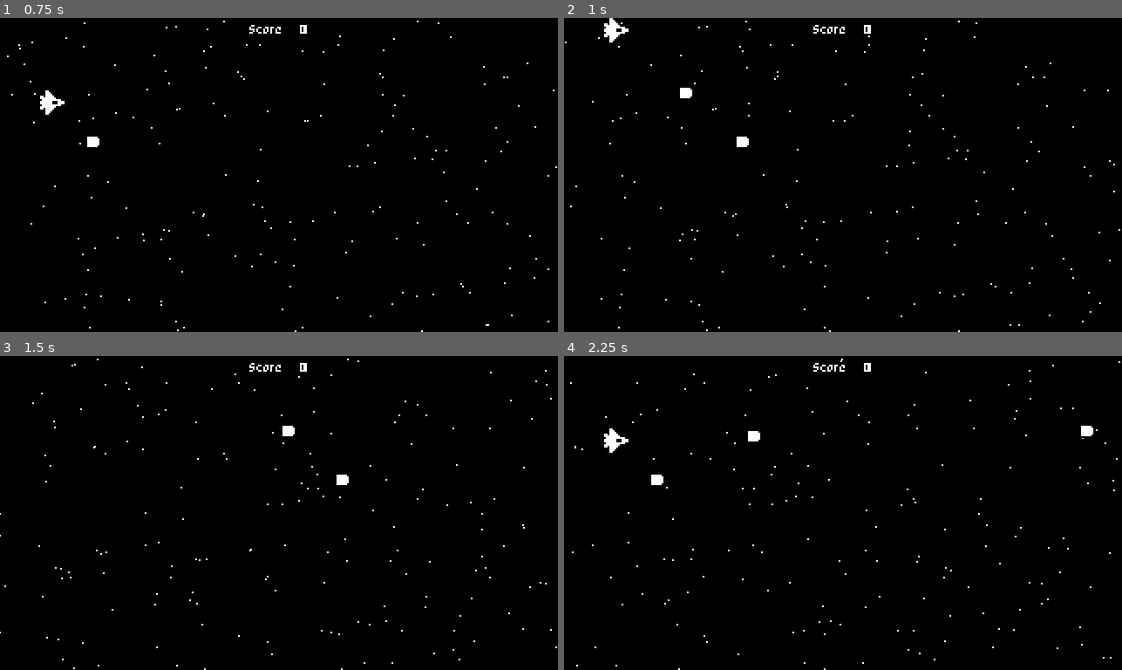
Above: before the commit, frames 1-4 (two rows, left to right).
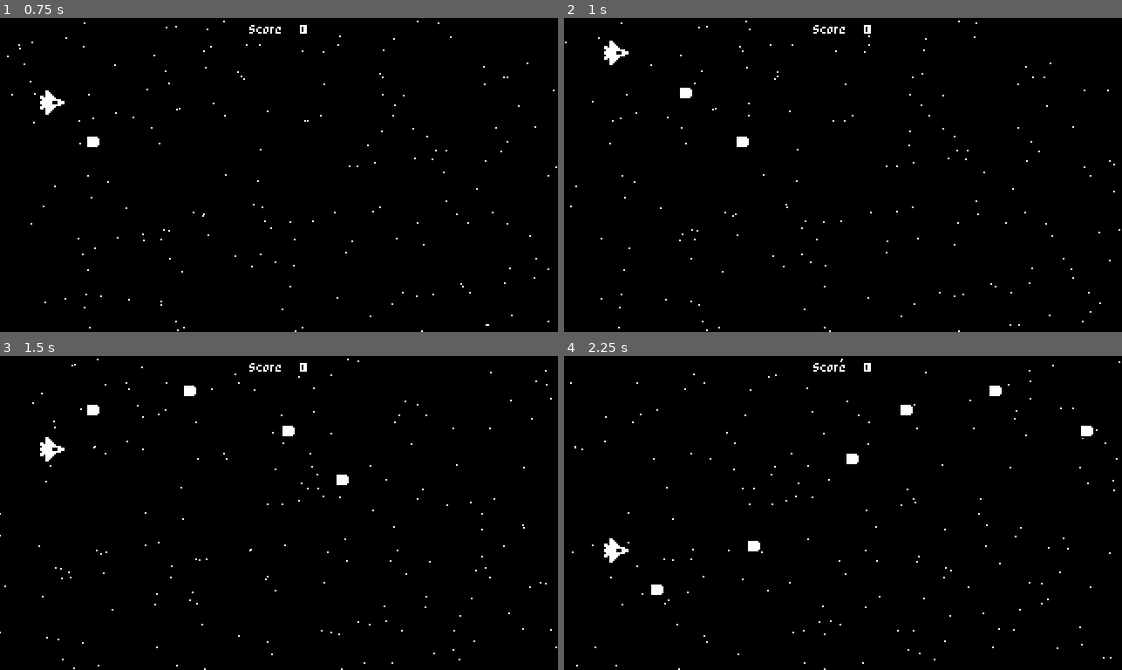
Above: after the commit, the same moments.

Repository: defvova/space_shooter
Game: Godot game, scene res://src/Levels/StartMenu.tscn
Two runs of this game, one before a commit and one after it. Both use one fixed random seed, a clock stepped at 60 frames per second and the inputs below.
Inputs:
- Up to frame 1 (0.75 s): tap Space at 0.5 s; hold Up (ui_up) from 0.53 s (still down); tap Enter (ui_accept) at 0.6 s
- Up to frame 2 (1 s): keep holding Up (ui_up); tap Enter (ui_accept) at 0.77 s
- Up to frame 3 (1.5 s): tap Enter (ui_accept) at 1.07, 1.35 s; release Up (ui_up) at 1.28 s; hold Down (ui_down) from 1.28 s (still down)
- Up to frame 4 (2.25 s): tap Enter (ui_accept) at 1.52, 1.82, 2.1 s; release Down (ui_down) at 2.03 s; hold Up (ui_up) from 2.03 s (still down)

Frame 1 is identical in both runs. In frame 2, 0.3% of the frame differs, in the area x 7-12%, y 0-15%; in frame 3, 0.3%; in frame 4, 0.8%, in the area x 7-79%, y 9-77%.

Commit message:
Add current score to game over screen & add difficult for the game(up speed & spawner)

Diff:
--- a/src/Actors/Enemy/Enemy.gd
+++ b/src/Actors/Enemy/Enemy.gd
@@ -3,18 +3,33 @@
 export (int) var SPEED = 40
 export (int) var ARMOR = 3
 export (int) var SCORE_UP = 10
+export (int) var MAX_SPEED_UP = 100
+export (int) var SPEED_UP_BY = 2
 
 const ExplosionEffect: Object = preload("res://src/Actors/ExplosionEffect.tscn")
 const HitEffect = preload("res://src/Actors/HitEffect.tscn")
 
 func _process(delta: float) -> void:
-	position.x -= SPEED * delta
+	var main = get_parent()
+	var speed_velocity: int = 0
+
+	if main.is_in_group('Level'):
+		speed_velocity = main.speed_up_velocity
+
+	position.x -= (SPEED + speed_velocity) * delta
 
 func score_up() -> void:
-	var main = get_tree().current_scene
+	var main = get_parent()
 
 	if main.is_in_group('Level'):
 		main.score += SCORE_UP
+		var speed = main.speed_up_velocity
+
+		if speed < MAX_SPEED_UP:
+			main.speed_up_velocity += SPEED_UP_BY
+
+			if speed > (MAX_SPEED_UP / 3):
+				main.speed_up_spawner = 1
 
 func _on_Enemy_body_entered(body: Node) -> void:
 	body.queue_free()
@@ -28,12 +43,12 @@
 
 func create_explosion() -> void:
 	var explosion = ExplosionEffect.instance()
-	var main = get_tree().current_scene
-	main.add_child(explosion)
+
+	get_parent().call_deferred('add_child', explosion)
 	explosion.global_position = global_position
 
 func create_hit_effect() -> void:
 	var hit_effect = HitEffect.instance()
-	var main = get_tree().current_scene
-	main.add_child(hit_effect)
+
+	get_parent().call_deferred('add_child', hit_effect)
 	hit_effect.global_position = global_position
--- a/src/Actors/Enemy/EnemySpawner.gd
+++ b/src/Actors/Enemy/EnemySpawner.gd
@@ -2,6 +2,7 @@
 
 const Enemy: Object = preload('res://src/Actors/Enemy/Enemy.tscn')
 
+onready var timer: Timer = $Timer
 onready var spawn_points: Node2D = $SpawnPoints
 
 func get_spawn_position() -> Vector2:
@@ -12,9 +13,16 @@
 func spawn_enemy() -> void:
 	var spawn_position: Vector2 = get_spawn_position()
 	var enemy: Node2D = Enemy.instance()
-	var main = get_tree().current_scene
-	main.add_child(enemy)
+
+	get_parent().call_deferred('add_child', enemy)
 	enemy.global_position = spawn_position
 
+func update_time() -> void:
+	var main = get_parent()
+
+	if main.is_in_group('Level'):
+		timer.wait_time = main.speed_up_spawner
+
 func _on_Timer_timeout() -> void:
+	update_time()
 	spawn_enemy()
--- a/src/Actors/Player/Player.gd
+++ b/src/Actors/Player/Player.gd
@@ -5,8 +5,12 @@
 const Bullet: Object = preload('res://src/Actors/Player/Bullet.tscn')
 const ExplosionEffect: Object = preload("res://src/Actors/ExplosionEffect.tscn")
 var velocity: Vector2 = Vector2.ZERO
+var screen_size
 
 signal player_death
+
+func _ready():
+	screen_size = get_viewport_rect().size
 
 func get_inputs() -> void:
 	velocity.y = Input.get_action_strength('ui_down') - Input.get_action_strength('ui_up')
@@ -15,21 +19,25 @@
 	if Input.is_action_just_pressed('ui_accept'):
 		fire_bullet()
 
+	if Input.is_action_just_pressed('ui_cancel'):
+		queue_free()
+
 func _physics_process(delta: float) -> void:
 	get_inputs()
 	velocity = move_and_slide(SPEED * velocity * delta)
+	global_position.y = clamp(global_position.y, 20, screen_size.y - 20)
 
 func _exit_tree() -> void:
 	var explosion = ExplosionEffect.instance()
-	var main = get_tree().current_scene
-	main.add_child(explosion)
+
+	get_parent().call_deferred('add_child', explosion)
 	explosion.global_position = global_position
 	emit_signal('player_death')
 
 func fire_bullet() -> void:
 	var bullet = Bullet.instance()
-	var main = get_tree().current_scene
-	main.add_child(bullet)
+
+	get_parent().call_deferred('add_child', bullet)
 	bullet.global_position = global_position
 
 func _on_Area2D_area_entered(area: Area2D) -> void:
--- a/src/Levels/GameOver.gd
+++ b/src/Levels/GameOver.gd
@@ -1,11 +1,12 @@
 extends Node
 
 onready var highscoreLabel = $HighscoreContainer/HighscoreLabel
+onready var scoreLabel = $CurrentScoreContainer/CurrentScoreLabel
 
 func _ready() -> void:
 	var save_data = SaveAndLoad.load_data_from_file()
 	highscoreLabel.text = 'Highscore : ' + str(save_data.highscore)
-
+	scoreLabel.text = 'Score : ' + str(save_data.last_score)
 
 func _process(delta: float) -> void:
 	if Input.is_action_just_pressed('ui_accept'):
--- a/src/Levels/GameOver.tscn
+++ b/src/Levels/GameOver.tscn
@@ -13,6 +13,10 @@
 font_data = ExtResource( 1 )
 
 [sub_resource type="DynamicFont" id=3]
+size = 6
+font_data = ExtResource( 1 )
+
+[sub_resource type="DynamicFont" id=4]
 size = 6
 font_data = ExtResource( 1 )
 
@@ -35,7 +39,6 @@
 margin_top = 69.0
 margin_bottom = 79.0
 __meta__ = {
-"_edit_group_": true,
 "_edit_lock_": true,
 "_edit_use_anchors_": false
 }
@@ -96,3 +99,22 @@
 __meta__ = {
 "_edit_use_anchors_": false
 }
+
+[node name="CurrentScoreContainer" type="CenterContainer" parent="."]
+anchor_top = 0.5
+anchor_right = 1.0
+anchor_bottom = 0.5
+margin_top = 11.0
+margin_bottom = 17.0
+__meta__ = {
+"_edit_group_": true,
+"_edit_lock_": true,
+"_edit_use_anchors_": false
+}
+
+[node name="CurrentScoreLabel" type="Label" parent="CurrentScoreContainer"]
+margin_left = 142.0
+margin_right = 178.0
+margin_bottom = 6.0
+custom_fonts/font = SubResource( 4 )
+text = "Score : 0"
--- a/src/Levels/Level.gd
+++ b/src/Levels/Level.gd
@@ -1,6 +1,8 @@
 extends Node
 
 var score: int = 0 setget set_score
+var speed_up_velocity: int = 0
+var speed_up_spawner = 2
 
 onready var score_label = $ScoreLabel
 
@@ -13,7 +15,9 @@
 
 	if score > save_data.highscore:
 		save_data.highscore = score
-		SaveAndLoad.save_data_to_file(save_data)
+	save_data.last_score = score
+
+	SaveAndLoad.save_data_to_file(save_data)
 
 func _on_Player_player_death() -> void:
 	update_save_data()
--- a/src/SaveAndLoad.gd
+++ b/src/SaveAndLoad.gd
@@ -3,7 +3,8 @@
 const SAVE_DATA_PATH = 'res://save_data.json'
 
 var default_data = {
-	highscore = 0
+	highscore = 0,
+	last_score = 0
 }
 
 func save_data_to_file(data) -> void:
Not shown: 1 places in src/Levels/GameOver.tscn that only renumber resources
